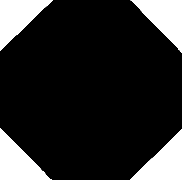
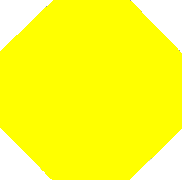
Layered file, before and after one edit (182×182). Changes by layer:
added layer "yellow" above "green" over [0, 0, 182, 180]
renamed "Pasted Layer" to "white", hid it, painted on it over [0, 0, 182, 180]
